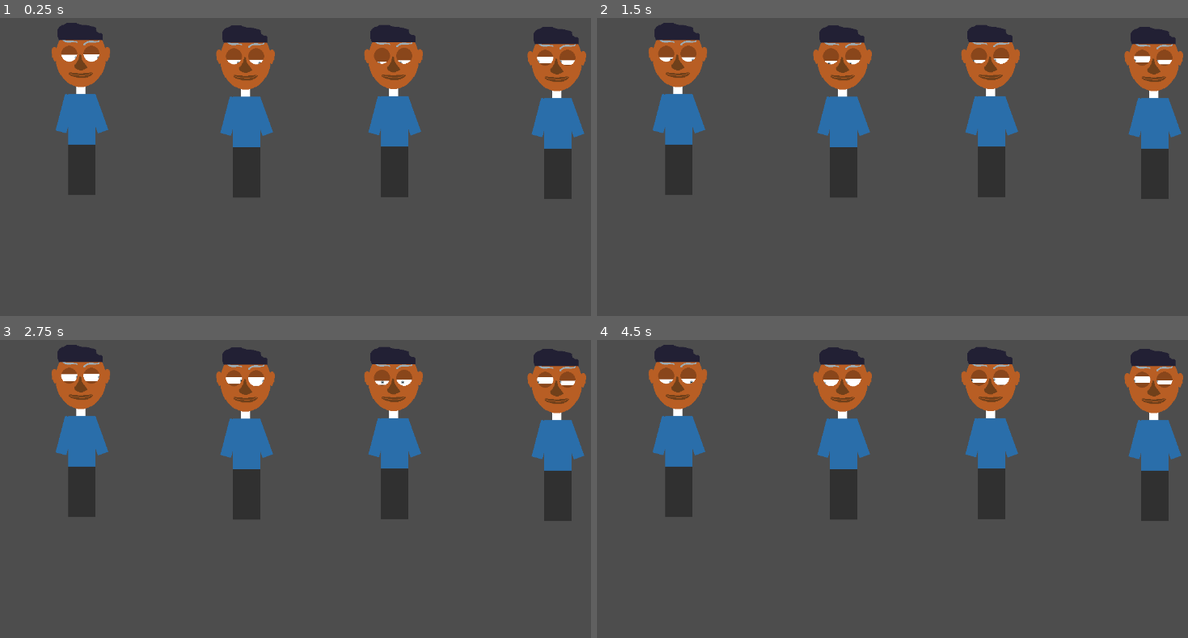
Above: before the commit, frames 1-4 (two rows, left to right).
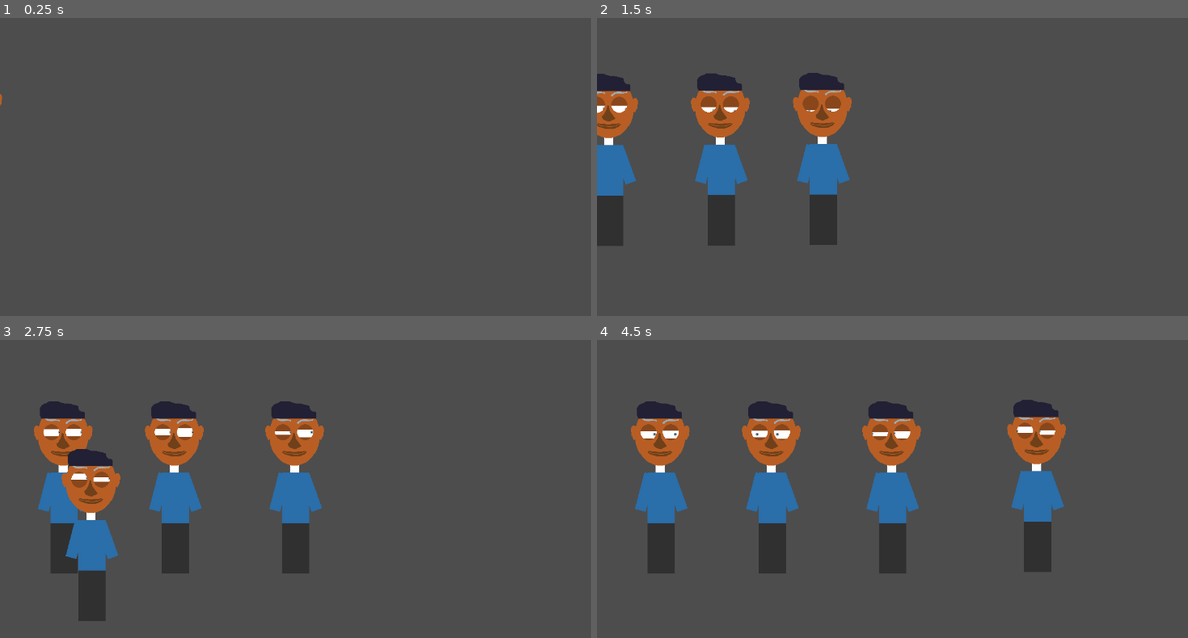
Above: after the commit, the same moments.

Repository: bjornarprytz/shift
Game: Godot game, scene res://interface/main.tscn
The game is run twice, just before and just after one commit, with the same random seed, the same clock (stepped at 60 frames per second) and the same inputs.
Inputs (mouse positions are in pixels of both pictures, inside the frame that each line leads up to):
- Up to frame 1 (0.25 s): no input
- Up to frame 2 (1.5 s): move the mouse to (1063, 172) at 0.52 s; move the mouse to (792, 208) at 1.27 s
- Up to frame 3 (2.75 s): move the mouse to (390, 432) at 2.02 s
- Up to frame 4 (4.5 s): move the mouse to (886, 584) at 2.77 s; move the mouse to (1117, 566) at 3.52 s; move the mouse to (727, 456) at 4.27 s

The runs differ from the first frame. In frame 1, 14% of the frame differs, in the area x 0-100%, y 1-61%; in frame 2, 23%; in frame 3, 26%; in frame 4, 27%, in the area x 5-100%, y 1-79%.

Commit message:
walkin

Diff:
--- a/src/interface/main.gd
+++ b/src/interface/main.gd
@@ -1,5 +1,20 @@
 extends Node2D
 
+@onready var character: Suspect = $Character
+@onready var character_2: Suspect = $Character2
+@onready var character_3: Suspect = $Character3
+@onready var character_4: Suspect = $Character4
+
+@onready var suspect_pos: Node2D = $SuspectPos
+@onready var suspect_pos_2: Node2D = $SuspectPos2
+@onready var suspect_pos_3: Node2D = $SuspectPos3
+@onready var suspect_pos_4: Node2D = $SuspectPos4
+
+func _ready() -> void:
+	character.walk_to(suspect_pos.global_position)
+	character_2.walk_to(suspect_pos_2.global_position)
+	character_3.walk_to(suspect_pos_3.global_position)
+	character_4.walk_to(suspect_pos_4.global_position)
 
 func _on_left_button_pressed() -> void:
 	print("Pressed left button")
--- a/src/interface/main.tscn
+++ b/src/interface/main.tscn
@@ -9,13 +9,25 @@
 [node name="CanvasLayer" type="CanvasLayer" parent="." unique_id=657149999]
 
 [node name="Character" parent="." unique_id=1999595215 instance=ExtResource("2_rfu3d")]
-position = Vector2(91, 22)
+position = Vector2(-646, 130)
 
 [node name="Character2" parent="." unique_id=6904838 instance=ExtResource("2_rfu3d")]
-position = Vector2(417, 27)
+position = Vector2(-425, 122)
 
 [node name="Character3" parent="." unique_id=526597295 instance=ExtResource("2_rfu3d")]
-position = Vector2(710, 26)
+position = Vector2(-223, 120)
 
 [node name="Character4" parent="." unique_id=28385294 instance=ExtResource("2_rfu3d")]
-position = Vector2(1033, 30)
+position = Vector2(-978, 388)
+
+[node name="SuspectPos" type="Node2D" parent="." unique_id=915520473]
+position = Vector2(128, 481)
+
+[node name="SuspectPos2" type="Node2D" parent="." unique_id=1842261313]
+position = Vector2(348, 481)
+
+[node name="SuspectPos3" type="Node2D" parent="." unique_id=916098514]
+position = Vector2(586, 481)
+
+[node name="SuspectPos4" type="Node2D" parent="." unique_id=506876304]
+position = Vector2(873, 481)
--- a/src/interface/suspect.gd
+++ b/src/interface/suspect.gd
@@ -1,6 +1,8 @@
+class_name Suspect
 extends Node2D
 
 @export var suspect_name: String = ["J", "S", "D", "G", "C", "L"].pick_random()
+@export var walk_speed: float = 400.0
 
 @onready var eye_r: Eye = %EyeR
 @onready var eye_l: Eye = %EyeL
@@ -11,17 +13,51 @@
 @onready var ear_l: FacePart = %EarL
 @onready var blink_timer: Timer = %BlinkTimer
 
+@onready var body: Node2D = %Body
+@onready var head: Node2D = %Head
+@onready var walk_anchor: Node2D = %WalkAnchor
+
 var part: CanvasItem
+
+var target_pos: Vector2
+var bob_tween: Tween
 
 func _process(delta: float) -> void:
 	eye_r.focal_point = get_global_mouse_position()
 	eye_l.focal_point = get_global_mouse_position()
+
+	if (target_pos != global_position):
+		self.global_position = global_position.move_toward(target_pos, delta * walk_speed)
+	elif bob_tween != null:
+		_stop_bob()
+
+func _stop_bob():
+	await bob_tween.loop_finished
+	bob_tween.kill()
 
 func _on_control_mouse_entered() -> void:
 	unnerve()
 
 func _on_control_mouse_exited() -> void:
 	renerve()
+
+func walk_to(target_global: Vector2):
+	var bob_height := 10.0
+	var walk_vector = target_global - walk_anchor.global_position
+
+	if (walk_vector.length() == 0):
+		return
+
+	target_pos = self.global_position + walk_vector
+	bob_tween = create_tween().set_parallel().set_loops()
+	bob_tween.tween_property(body, "position:y", -bob_height, 0.3).as_relative()
+	bob_tween.tween_property(head, "position:y", -bob_height, 0.3).as_relative()
+	bob_tween.set_parallel(false)
+	bob_tween.tween_property(body, "position:y", bob_height, 0.1).as_relative()
+	bob_tween.set_parallel(true)
+	bob_tween.tween_property(head, "position:y", bob_height, 0.1).as_relative()
+	bob_tween.play()
+
 
 func blink() -> void:
 	var closing_phase_duration = randf_range(.05, .1)
@@ -44,15 +80,10 @@
 	await tween.finished
 
 func unnerve() -> void:
-	var part_list = [[nose], [mouth], [ear_r, ear_l]]
-
-	var part_group = part_list.pick_random()
-	for part in part_group:
-		print ("TODO: Blush %s" % part.name)
+	pass
 
 func renerve() -> void:
 	pass
-
 
 func _on_blink_timer_timeout() -> void:
 	await blink()
--- a/src/interface/suspect.tscn
+++ b/src/interface/suspect.tscn
@@ -13,6 +13,7 @@
 script = ExtResource("1_l3hxl")
 
 [node name="Body" type="Node2D" parent="." unique_id=580880312]
+unique_name_in_owner = true
 
 [node name="Neck" type="ColorRect" parent="Body" unique_id=1256003101]
 offset_left = 60.0
@@ -51,6 +52,7 @@
 color = Color(0.16470589, 0.43137255, 0.6666667, 1)
 
 [node name="Head" type="Node2D" parent="." unique_id=407186953]
+unique_name_in_owner = true
 
 [node name="Head" type="Sprite2D" parent="Head" unique_id=1166561222]
 modulate = Color(0.72176814, 0.3683803, 0.14154443, 1)
@@ -106,12 +108,16 @@
 position = Vector2(62, -9)
 texture = ExtResource("8_ry35b")
 
+[node name="WalkAnchor" type="Node2D" parent="." unique_id=1246086625]
+unique_name_in_owner = true
+position = Vector2(72, 347)
+
 [node name="Control" type="Control" parent="." unique_id=1045583950]
 layout_mode = 3
 anchors_preset = 0
-offset_left = -64.0
-offset_right = 217.0
-offset_bottom = 454.0
+offset_left = -8.0
+offset_right = 148.0
+offset_bottom = 358.0
 
 [connection signal="timeout" from="Head/Eyes/BlinkTimer" to="." method="_on_blink_timer_timeout"]
 [connection signal="mouse_entered" from="Control" to="." method="_on_control_mouse_entered"]
